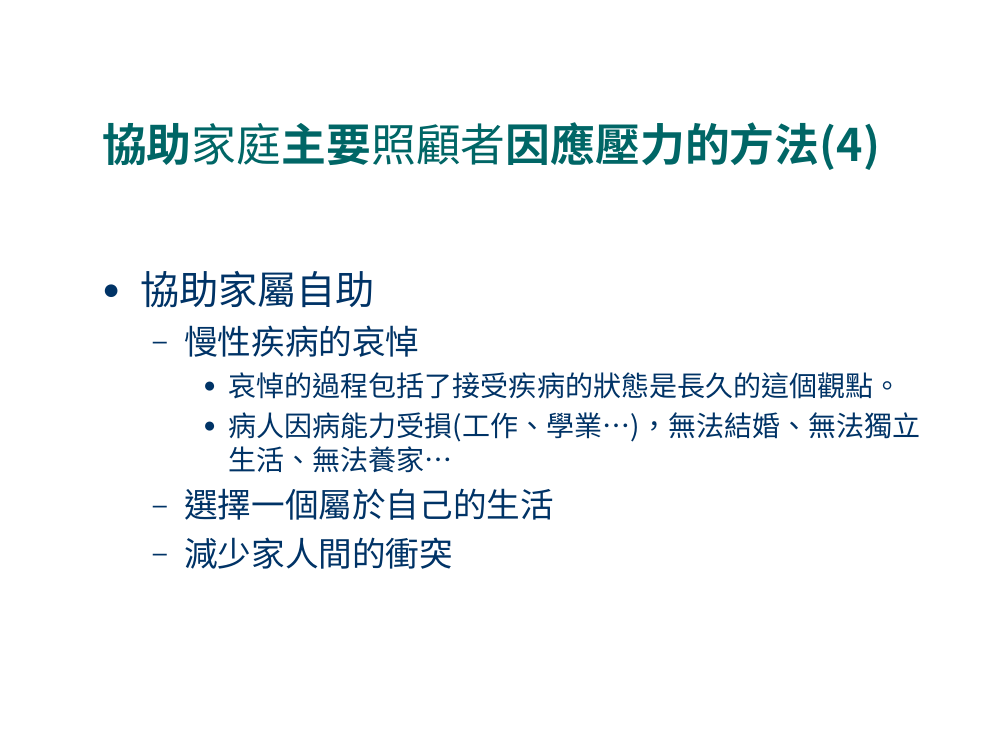
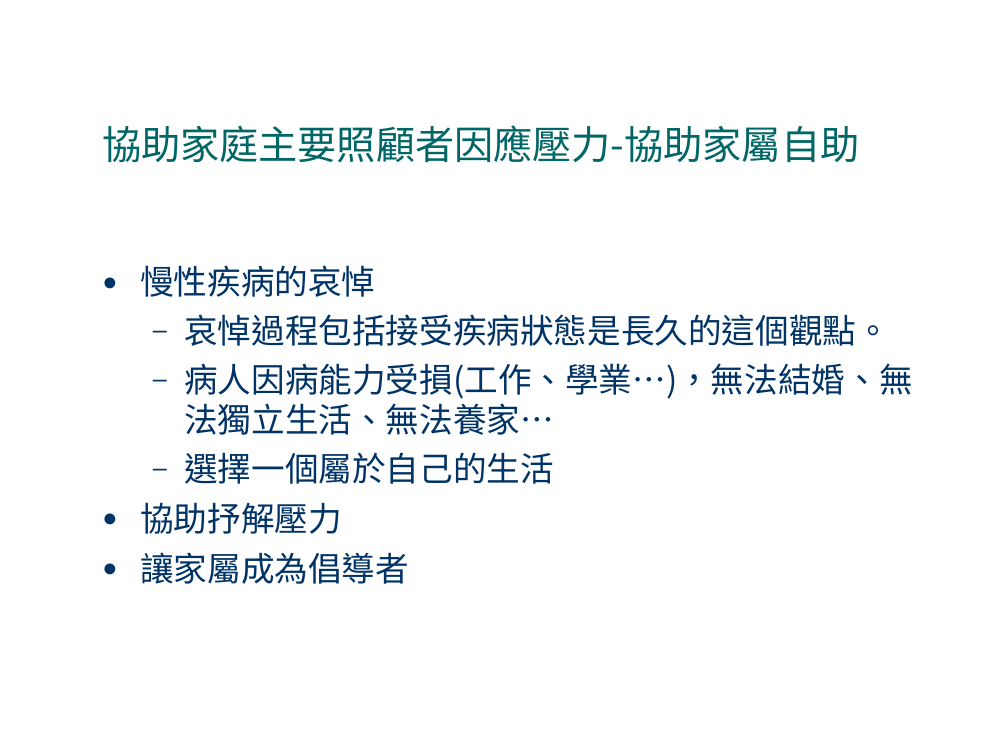
Before and after one commit to fhopecc/stxt, a slide deck: slide 19 of doc/tutorial/home_care.odp (slide 20 before the commit). Drawn at 1008x756 pixels with LibreOffice and Linux fonts; fonts in the diff are those of the drawing. Boxes give left, top, right and bottom in pixels: in the first picture for what was removed or moved away, otherwise in the second. Text is boxed around its words. In the diff, an @@ line names an element or a change of style, - is before the commit and + after.

```diff
--- a/doc/tutorial/home_care.odp
+++ b/doc/tutorial/home_care.odp
@@ title at [102,125,859,163]: text changed; size 32 to 28 pt; bold off @@
-協助家庭主要照顧者因應壓力的方法(4)
+協助家庭主要照顧者因應壓力-協助家屬自助
@@ text at [140,265,912,435]: size 20 to 24 pt in "病人因病能力受損(工作、學業…)，無法結婚、無法獨立生活、無法養家…"; bullet – to ●; list level 2 to 1 in "慢性疾病的哀悼"; line spacing 1 to 0.9; bullet ● to –; list level 3 to 2 in "病人因病能力受損(工作、學業…)，無法結婚、無法獨立生活、無法養家…" @@
@@ text at [140,271,375,308]: paragraph removed @@
-● 協助家屬自助
@@ text at [184,314,890,346]: text changed; size 20 to 24 pt @@
-    ● 哀悼的過程包括了接受疾病的狀態是長久的這個觀點。
+  – 哀悼過程包括接受疾病狀態是長久的這個觀點。
@@ text at [140,502,409,584]: text changed @@
-  – 減少家人間的衝突
+● 協助抒解壓力
+● 讓家屬成為倡導者
```
Also in this commit, not shown: 8 other slides changed.
